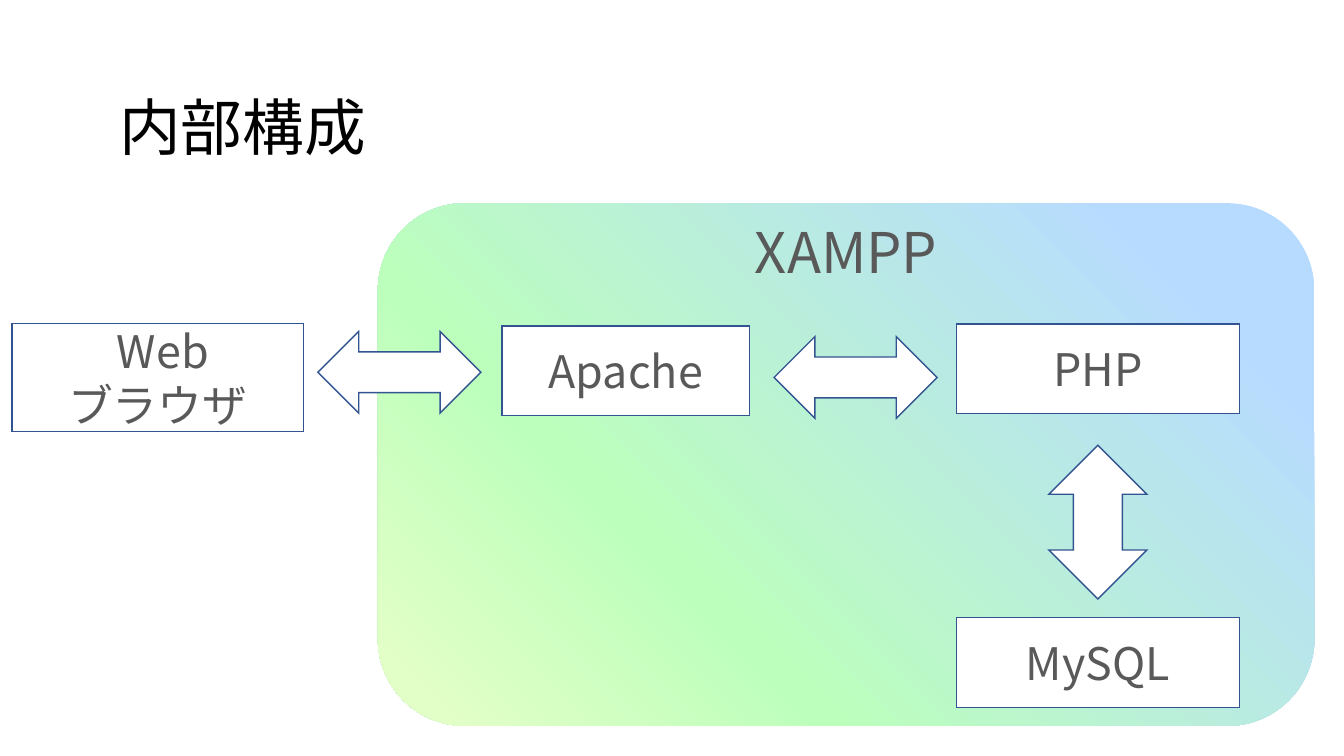
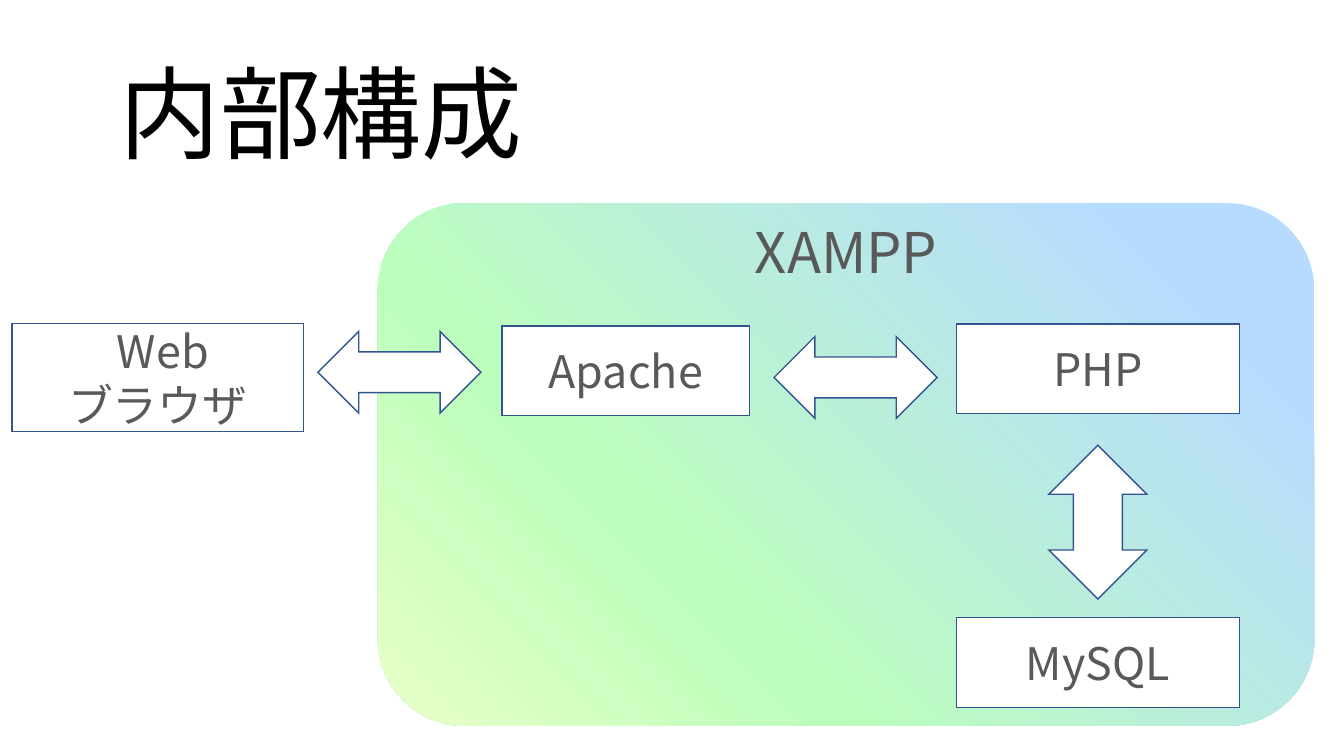
Before and after one commit to ivy239007/PG-, a slide deck: slide 7 of プレゼン/プレゼン資料(板井編集中).pptx. Drawn at 1344x756 pixels with LibreOffice and Linux fonts; fonts in the diff are those of the drawing; background and template pictures are left out. Boxes give left, top, right and bottom in pixels: in the first picture for what was removed or moved away, otherwise in the second. Text is boxed around its words. In the diff, an @@ line names an element or a change of style, - is before the commit and + after.

```diff
--- a/プレゼン/プレゼン資料(板井編集中).pptx
+++ b/プレゼン/プレゼン資料(板井編集中).pptx
@@ text "内部構成": place and size @@
-text "内部構成" at (119, 98, 365, 155)
+text "内部構成" at (119, 66, 522, 160)
@@ text "内部構成" at (119, 66, 522, 160): size 44 to 72 pt @@
```
Also in this commit, not shown: 6 other slides changed.
